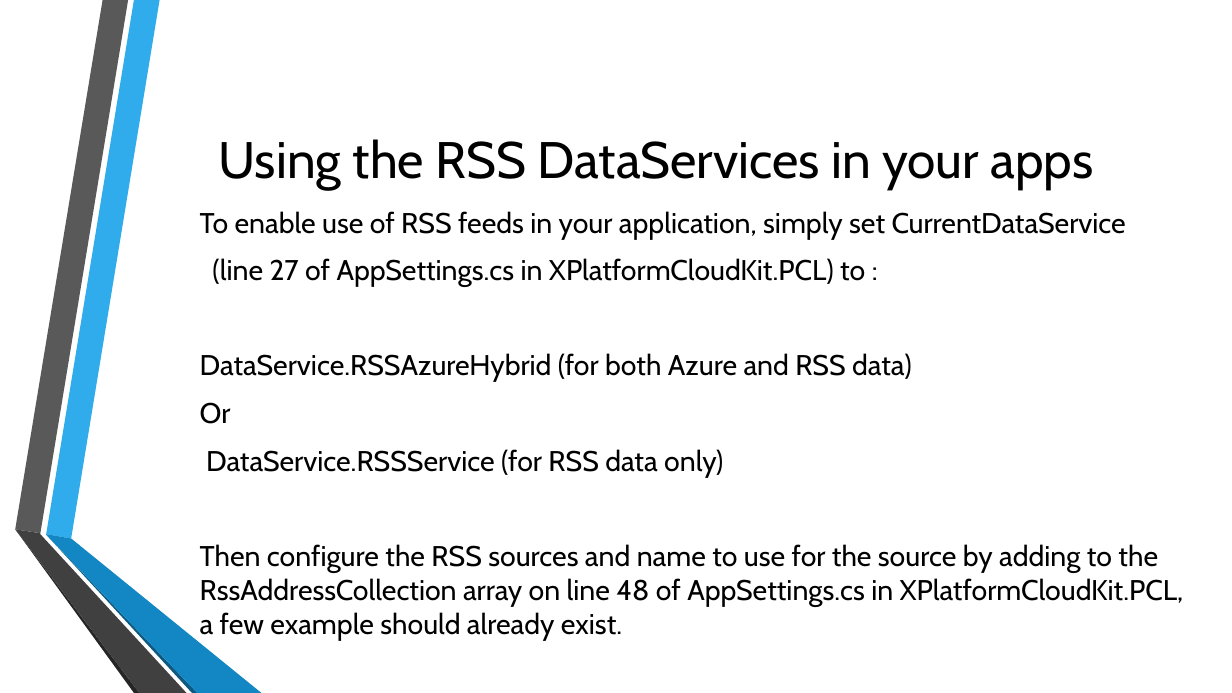
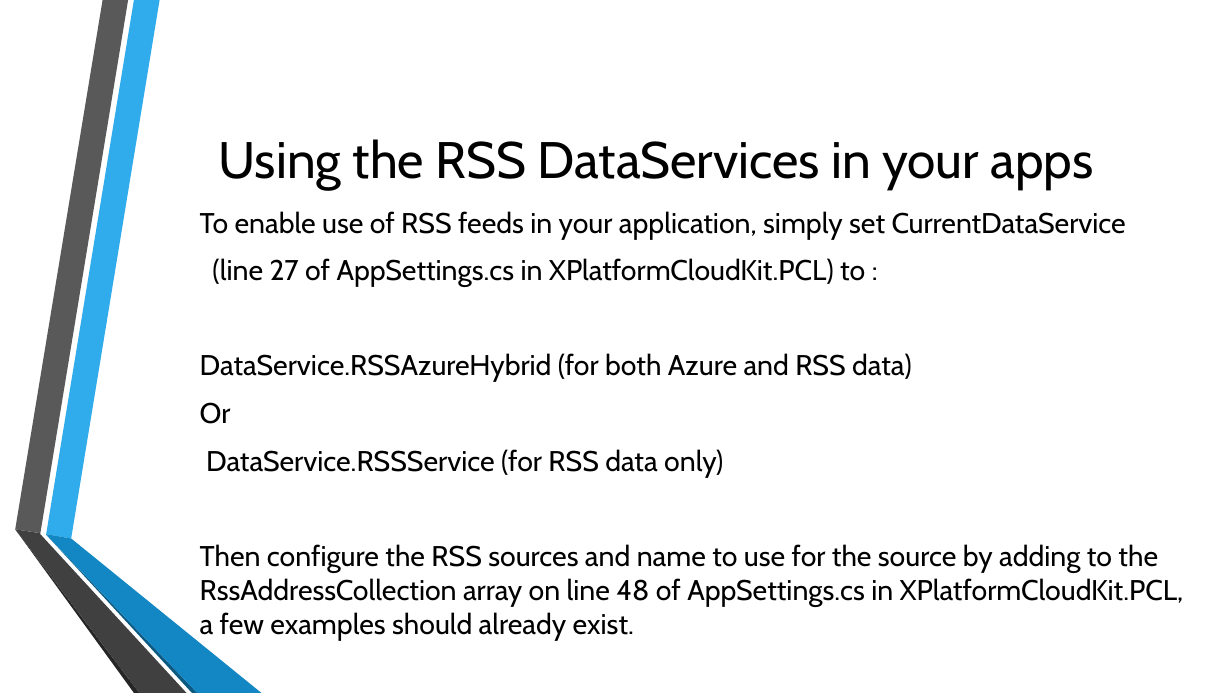
Before and after one commit to toolboc/XPlatformCloudKit, a slide deck: slide 33 of XPlatformCloudkit.pptx (slide 32 before the commit). Drawn at 1232x693 pixels with LibreOffice and Linux fonts; fonts in the diff are those of the drawing; background and template pictures are left out. Boxes give left, top, right and bottom in pixels: in the first picture for what was removed or moved away, otherwise in the second. Text is boxed around its words. In the diff, an @@ line names an element or a change of style, - is before the commit and + after.

```diff
--- a/XPlatformCloudkit.pptx
+++ b/XPlatformCloudkit.pptx
@@ text at bbox=[200, 544, 1184, 641]: text changed @@
-Then configure the RSS sources and name to use for the source by adding to the RssAddressCollection array on line 48 of AppSettings.cs in XPlatformCloudKit.PCL, a few example should already exist.
+Then configure the RSS sources and name to use for the source by adding to the RssAddressCollection array on line 48 of AppSettings.cs in XPlatformCloudKit.PCL, a few examples should already exist.
```
Also in this commit, not shown: 3 other slides changed, 1 slide added.
